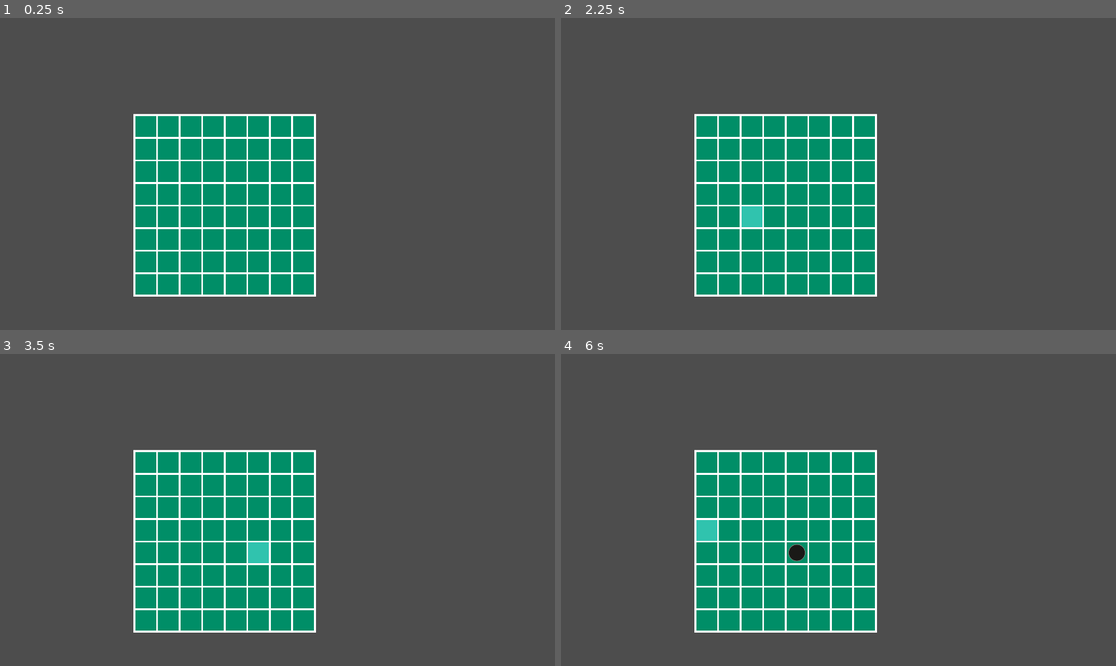
Above: before the commit, frames 1-4 (two rows, left to right).
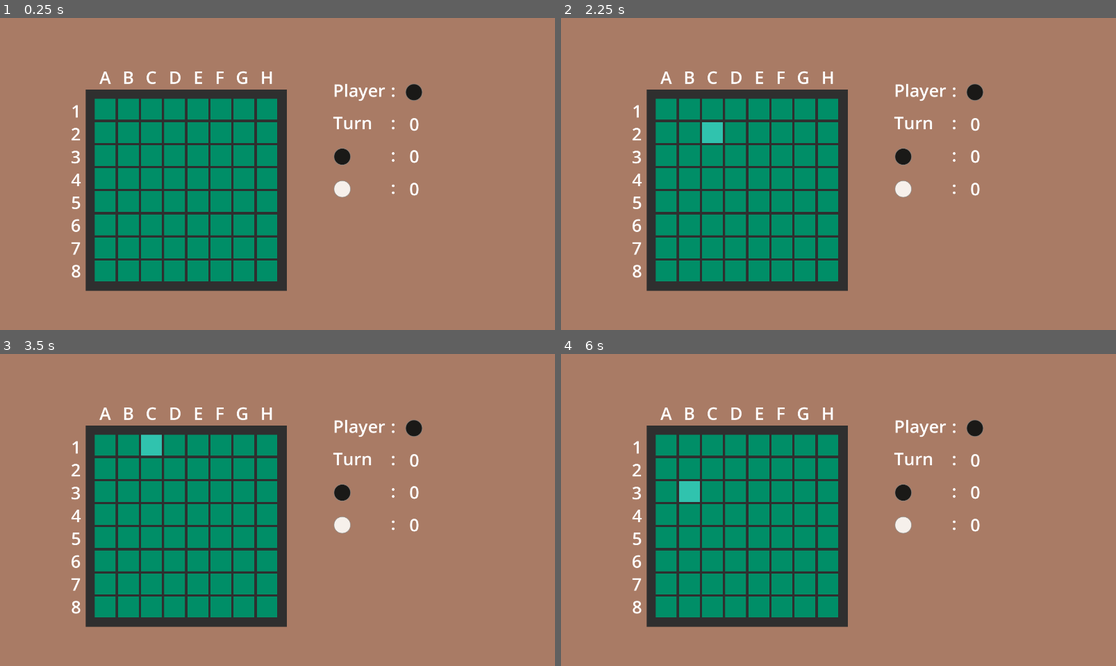
Above: after the commit, the same moments.

Repository: LStace/Reversi-Godot-4
Game: Godot game, scene res://scenes/main.tscn
The game is run twice, just before and just after one commit, with the same random seed, the same clock (stepped at 60 frames per second) and the same inputs.
Inputs (mouse positions are in pixels of both pictures, inside the frame that each line leads up to):
- Up to frame 1 (0.25 s): no input
- Up to frame 2 (2.25 s): tap Enter at 0.5, 2 s; move the mouse to (960, 158) at 0.52 s; press the mouse at (960, 158) at 0.53 s; hold Right (move_right) 0.53-1.28 s; tap Space at 1.25 s; move the mouse to (727, 189) at 1.27 s; release the mouse at (727, 189) at 1.28 s; hold Down (move_down) 1.28-2.03 s; click (727, 189) at 1.35 s; move the mouse to (894, 105) at 2.02 s; press the mouse at (894, 105) at 2.03 s; hold Right (move_right) from 2.03 s (still down)
- Up to frame 3 (3.5 s): tap Space at 2.75 s; move the mouse to (249, 572) at 2.77 s; release Right (move_right) at 2.78 s; release the mouse at (249, 572) at 2.78 s; hold Up (move_up) from 2.78 s (still down); click (249, 572) at 2.85 s
- Up to frame 4 (6 s): tap Enter at 3.5 s; move the mouse to (1005, 556) at 3.52 s; release Up (move_up) at 3.53 s; press the mouse at (1005, 556) at 3.53 s; hold Left (move_left) 3.53-5.03 s; tap Space at 4.25 s; move the mouse to (672, 463) at 4.27 s; release the mouse at (672, 463) at 4.28 s; click (672, 463) at 4.35 s; move the mouse to (866, 510) at 5.02 s; press the mouse at (866, 510) at 5.03 s; hold Down (move_down) 5.03-5.78 s; move the mouse to (755, 432) at 5.77 s; release the mouse at (755, 432) at 5.78 s; hold Right (move_right) from 5.78 s (still down); click (755, 432) at 5.85 s

The runs differ from the first frame. In frame 1, 91% of the frame differs, in the area x 0-100%, y 0-100%; in frame 2, 91%; in frame 3, 91%; in frame 4, 91%.

Commit message:
Implemented UI Elements
Implemented UI elements

Bug Fix: Once a player has a turn skipped, all subsequent turns will be skipped even if they could make moves in later turns. Resolved.

Diff:
--- a/Reversi Game/project.godot
+++ b/Reversi Game/project.godot
@@ -62,3 +62,7 @@
 , Object(InputEventJoypadMotion,"resource_local_to_scene":false,"resource_name":"","device":-1,"axis":0,"axis_value":1.0,"script":null)
 ]
 }
+
+[rendering]
+
+environment/defaults/default_clear_color=Color(0.662745, 0.482353, 0.396078, 1)
--- a/Reversi Game/scenes/board.tscn
+++ b/Reversi Game/scenes/board.tscn
@@ -9,8 +9,8 @@
 offset_right = 40.0
 offset_bottom = 40.0
 theme = SubResource("Theme_7eeyi")
-theme_override_constants/h_separation = 6
-theme_override_constants/v_separation = 6
+theme_override_constants/h_separation = 8
+theme_override_constants/v_separation = 8
 columns = 8
 script = ExtResource("1_wad3p")
 
--- a/Reversi Game/scenes/disc.tscn
+++ b/Reversi Game/scenes/disc.tscn
@@ -1,7 +1,8 @@
-[gd_scene load_steps=4 format=3 uid="uid://d0ysam42gl4nh"]
+[gd_scene load_steps=5 format=3 uid="uid://d0ysam42gl4nh"]
 
 [ext_resource type="Texture2D" uid="uid://cwerc2eps75ti" path="res://sprites/dark_disc_1.png" id="1_jgg3e"]
 [ext_resource type="Texture2D" uid="uid://b3h3prt8fjaw6" path="res://sprites/light_disc_1.png" id="2_he6aa"]
+[ext_resource type="Script" path="res://scripts/disc.gd" id="3_dm3rt"]
 
 [sub_resource type="SpriteFrames" id="SpriteFrames_fbody"]
 animations = [{
@@ -25,3 +26,4 @@
 [node name="Disc" type="AnimatedSprite2D"]
 sprite_frames = SubResource("SpriteFrames_fbody")
 animation = &"dark_resting"
+script = ExtResource("3_dm3rt")
--- a/Reversi Game/scenes/main.tscn
+++ b/Reversi Game/scenes/main.tscn
@@ -1,10 +1,33 @@
-[gd_scene load_steps=3 format=3 uid="uid://c14rt04mwim8u"]
+[gd_scene load_steps=9 format=3 uid="uid://c14rt04mwim8u"]
 
 [ext_resource type="Script" path="res://scripts/game_manager.gd" id="1_hqjk5"]
 [ext_resource type="PackedScene" uid="uid://41os816k6wbj" path="res://scenes/board.tscn" id="1_n0e0j"]
-
-[node name="Main" type="Node2D"]
+[ext_resource type="PackedScene" uid="uid://d0ysam42gl4nh" path="res://scenes/disc.tscn" id="3_csuyg"]
+[ext_resource type="Texture2D" uid="uid://cwerc2eps75ti" path="res://sprites/dark_disc_1.png" id="3_uae7d"]
+[ext_resource type="Texture2D" uid="uid://b3h3prt8fjaw6" path="res://sprites/light_disc_1.png" id="4_o3sym"]
+
+[sub_resource type="LabelSettings" id="LabelSettings_7sdjq"]
+line_spacing = -10.0
+font_size = 60
+
+[sub_resource type="LabelSettings" id="LabelSettings_a4a6i"]
+font_size = 60
+
+[sub_resource type="LabelSettings" id="LabelSettings_ir3gb"]
+font_size = 60
+font_color = Color(0, 0, 0, 1)
+
+[node name="Main" type="Node2D" node_paths=PackedStringArray("board_grid", "game_over", "player_display", "turn_count", "light_total", "dark_total", "winner_label", "light_final_total", "dark_final_total")]
 script = ExtResource("1_hqjk5")
+board_grid = NodePath("Board/Grid")
+game_over = NodePath("HUD/GameOverSquare")
+player_display = NodePath("HUD/CurrentPlayerSprite")
+turn_count = NodePath("HUD/TurnNumberLabel")
+light_total = NodePath("HUD/LightTotalLabel")
+dark_total = NodePath("HUD/DarkTotalLabel")
+winner_label = NodePath("HUD/GameOverSquare/WinnerLabel")
+light_final_total = NodePath("HUD/GameOverSquare/LightTotalLabel")
+dark_final_total = NodePath("HUD/GameOverSquare/DarkTotalLabel")
 
 [node name="Board" type="ColorRect" parent="."]
 anchors_preset = 8
@@ -12,22 +35,212 @@
 anchor_top = 0.5
 anchor_right = 0.5
 anchor_bottom = 0.5
-offset_left = 461.0
-offset_top = 333.0
-offset_right = 1093.0
-offset_bottom = 965.0
+offset_left = 296.0
+offset_top = 248.0
+offset_right = 992.0
+offset_bottom = 944.0
 grow_horizontal = 2
 grow_vertical = 2
 size_flags_horizontal = 4
 size_flags_vertical = 4
+color = Color(0.184314, 0.184314, 0.184314, 1)
 metadata/_edit_use_anchors_ = true
 
 [node name="Grid" parent="Board" instance=ExtResource("1_n0e0j")]
 layout_mode = 0
-offset_left = 7.0
-offset_top = 7.0
-offset_right = 625.0
-offset_bottom = 625.0
+offset_left = 32.0
+offset_top = 32.0
+offset_right = 664.0
+offset_bottom = 664.0
 metadata/_edit_group_ = true
 
+[node name="LetterCoordinates" type="Label" parent="Board"]
+layout_mode = 1
+anchors_preset = -1
+anchor_right = 0.0201149
+offset_left = 48.0
+offset_top = -88.0
+offset_right = 637.765
+offset_bottom = -2.0
+text = "A B C D E F G H"
+label_settings = SubResource("LabelSettings_7sdjq")
+horizontal_alignment = 3
+vertical_alignment = 2
+metadata/_edit_use_anchors_ = true
+
+[node name="NumberCoordinates" type="Label" parent="Board"]
+layout_mode = 1
+anchors_preset = -1
+anchor_left = -0.0114943
+anchor_top = 0.00143678
+anchor_right = -0.0114943
+anchor_bottom = 0.0431034
+offset_left = -56.0
+offset_top = 31.0
+offset_right = -7.0
+offset_bottom = 642.0
+text = "12345678"
+label_settings = SubResource("LabelSettings_7sdjq")
+horizontal_alignment = 2
+vertical_alignment = 3
+autowrap_mode = 3
+metadata/_edit_use_anchors_ = true
+
+[node name="HUD" type="CanvasLayer" parent="."]
+follow_viewport_enabled = true
+
+[node name="DarkSprite" type="Sprite2D" parent="HUD"]
+position = Vector2(1184, 480)
+texture = ExtResource("3_uae7d")
+
+[node name="DarkTotalLabel" type="Label" parent="HUD"]
+offset_left = 1416.0
+offset_top = 436.0
+offset_right = 1500.0
+offset_bottom = 522.0
+text = "0"
+label_settings = SubResource("LabelSettings_a4a6i")
+metadata/_edit_use_anchors_ = true
+
+[node name="LightSprite" type="Sprite2D" parent="HUD"]
+position = Vector2(1184, 592)
+texture = ExtResource("4_o3sym")
+
+[node name="LightTotalLabel" type="Label" parent="HUD"]
+offset_left = 1416.0
+offset_top = 549.0
+offset_right = 1500.0
+offset_bottom = 635.0
+text = "0"
+label_settings = SubResource("LabelSettings_a4a6i")
+metadata/_edit_use_anchors_ = true
+
+[node name="PlayerLabel" type="Label" parent="HUD"]
+offset_left = 1152.0
+offset_top = 208.0
+offset_right = 1334.0
+offset_bottom = 294.0
+text = "Player"
+label_settings = SubResource("LabelSettings_a4a6i")
+metadata/_edit_use_anchors_ = true
+
+[node name="CurrentPlayerSprite" parent="HUD" instance=ExtResource("3_csuyg")]
+position = Vector2(1432, 257)
+
+[node name="TurnLabel" type="Label" parent="HUD"]
+offset_left = 1152.0
+offset_top = 320.0
+offset_right = 1288.0
+offset_bottom = 406.0
+text = "Turn"
+label_settings = SubResource("LabelSettings_a4a6i")
+metadata/_edit_use_anchors_ = true
+
+[node name="TurnNumberLabel" type="Label" parent="HUD"]
+offset_left = 1416.0
+offset_top = 325.0
+offset_right = 1450.0
+offset_bottom = 411.0
+text = "0"
+label_settings = SubResource("LabelSettings_a4a6i")
+metadata/_edit_use_anchors_ = true
+
+[node name="Colon1" type="Label" parent="HUD"]
+offset_left = 1352.0
+offset_top = 208.0
+offset_right = 1369.0
+offset_bottom = 294.0
+text = ":"
+label_settings = SubResource("LabelSettings_a4a6i")
+metadata/_edit_use_anchors_ = true
+
+[node name="Colon2" type="Label" parent="HUD"]
+offset_left = 1352.0
+offset_top = 320.0
+offset_right = 1369.0
+offset_bottom = 406.0
+text = ":"
+label_settings = SubResource("LabelSettings_a4a6i")
+metadata/_edit_use_anchors_ = true
+
+[node name="Colon3" type="Label" parent="HUD"]
+offset_left = 1352.0
+offset_top = 432.0
+offset_right = 1369.0
+offset_bottom = 518.0
+text = ":"
+label_settings = SubResource("LabelSettings_a4a6i")
+metadata/_edit_use_anchors_ = true
+
+[node name="Colon4" type="Label" parent="HUD"]
+offset_left = 1352.0
+offset_top = 544.0
+offset_right = 1369.0
+offset_bottom = 630.0
+text = ":"
+label_settings = SubResource("LabelSettings_a4a6i")
+metadata/_edit_use_anchors_ = true
+
+[node name="GameOverSquare" type="ColorRect" parent="HUD"]
+visible = false
+anchors_preset = 15
+anchor_right = 1.0
+anchor_bottom = 1.0
+grow_horizontal = 2
+grow_vertical = 2
+
+[node name="WinnerLabel" type="Label" parent="HUD/GameOverSquare"]
+layout_mode = 1
+anchors_preset = 8
+anchor_left = 0.5
+anchor_top = 0.5
+anchor_right = 0.5
+anchor_bottom = 0.5
+offset_left = -68.0
+offset_top = -133.0
+offset_right = 68.0
+offset_bottom = -47.0
+grow_horizontal = 2
+grow_vertical = 2
+text = "Dark Wins"
+label_settings = SubResource("LabelSettings_ir3gb")
+horizontal_alignment = 1
+
+[node name="LightTotalLabel" type="Label" parent="HUD/GameOverSquare"]
+layout_mode = 1
+anchors_preset = 8
+anchor_left = 0.5
+anchor_top = 0.5
+anchor_right = 0.5
+anchor_bottom = 0.5
+offset_left = -114.0
+offset_top = 19.0
+offset_right = 114.0
+offset_bottom = 105.0
+grow_horizontal = 2
+grow_vertical = 2
+text = "Light : 0"
+label_settings = SubResource("LabelSettings_ir3gb")
+horizontal_alignment = 1
+
+[node name="DarkTotalLabel" type="Label" parent="HUD/GameOverSquare"]
+layout_mode = 1
+anchors_preset = 8
+anchor_left = 0.5
+anchor_top = 0.5
+anchor_right = 0.5
+anchor_bottom = 0.5
+offset_left = -111.0
+offset_top = 93.0
+offset_right = 111.0
+offset_bottom = 179.0
+grow_horizontal = 2
+grow_vertical = 2
+text = "Dark : 0"
+label_settings = SubResource("LabelSettings_ir3gb")
+horizontal_alignment = 1
+
+[node name="Camera2D" type="Camera2D" parent="."]
+anchor_mode = 0
+
 [editable path="Board/Grid"]
--- a/Reversi Game/scripts/board.gd
+++ b/Reversi Game/scripts/board.gd
@@ -1,6 +1,7 @@
 extends GridContainer
 
 signal game_over
+signal turn_started(winner)
 
 var tiles_in_grid : Array[Array]
 var current_tile = [null, Vector2i.ZERO]
@@ -79,11 +80,16 @@
 		if tile.legal_move:
 			temp_move_possible = true
 
-	if not temp_move_possible:
-		can_move[int(is_player_dark)] = false
+	can_move[int(is_player_dark)] = temp_move_possible
 
 	if can_move[0] == false and can_move[1] == false:
-		game_over.emit()
+		if disc_totals.max() != disc_totals.min():
+			game_over.emit(disc_totals.find(disc_totals.max()))
+		else:
+			game_over.emit(2)
 
 	elif can_move[int(!is_player_dark)] and not can_move[int(is_player_dark)]:
 		start_turn()
+
+	else:
+		turn_started.emit()
--- /dev/null
+++ b/Reversi Game/scripts/disc.gd
@@ -0,0 +1,10 @@
+extends AnimatedSprite2D
+
+var animations = ["light_resting", "dark_resting"]
+
+
+func place(side):
+	play(animations[int(side)])
+
+func flip(side):
+	play(animations[int(side)])
--- a/Reversi Game/scripts/game_manager.gd
+++ b/Reversi Game/scripts/game_manager.gd
@@ -1,11 +1,33 @@
 extends Node2D
 
+@export var board_grid : GridContainer
+@export var game_over : ColorRect
+@export var player_display : AnimatedSprite2D
+@export var turn_count : Label
+@export var light_total : Label
+@export var dark_total : Label
+@export var winner_label : Label
+@export var light_final_total : Label
+@export var dark_final_total : Label
+
+var player_results_Names : Array = ["Light Wins", "Dark Wins", "Draw"]
 
 # Called when the node enters the scene tree for the first time.
 func _ready():
-	pass # Replace with function body.
+	board_grid.game_over.connect(on_game_over)
+	board_grid.turn_started.connect(on_turn_started)
 
 
-# Called every frame. 'delta' is the elapsed time since the previous frame.
-func _process(delta):
-	pass
+func on_game_over(winning_player):
+	winner_label.text = player_results_Names[winning_player]
+	light_final_total.text = str(board_grid.disc_totals[0])
+	dark_final_total.text = str(board_grid.disc_totals[1])
+	game_over.visible = true
+
+
+func on_turn_started():
+	if board_grid.turn == 1: player_display.place(board_grid.is_player_dark)
+	else: player_display.flip(board_grid.is_player_dark)
+	turn_count.text = str(board_grid.turn)
+	light_total.text = str(board_grid.disc_totals[0])
+	dark_total.text = str(board_grid.disc_totals[1])
--- a/Reversi Game/scripts/tile.gd
+++ b/Reversi Game/scripts/tile.gd
@@ -6,7 +6,6 @@
 var disc_scene : PackedScene = preload("res://scenes/disc.tscn")
 var cur_disc : AnimatedSprite2D = null
 var cur_colour : bool
-var disc_animations = ["light_resting", "dark_resting"]
 var legal_move : bool = false
 var flip_tiles : Array
 var board = null
@@ -28,7 +27,7 @@
 		add_child(disc)
 		cur_disc = disc
 		cur_colour = disc_colour
-		disc.play(disc_animations[int(cur_colour)])
+		disc.place(cur_colour)
 
 		board.disc_totals[int(cur_colour)] += 1
 
@@ -40,7 +39,7 @@
 func flip_disc():
 	board.disc_totals[int(cur_colour)] -= 1
 	cur_colour = not cur_colour
-	cur_disc.play(disc_animations[int(cur_colour)])
+	cur_disc.flip(cur_colour)
 	board.disc_totals[int(cur_colour)] += 1
 
 
